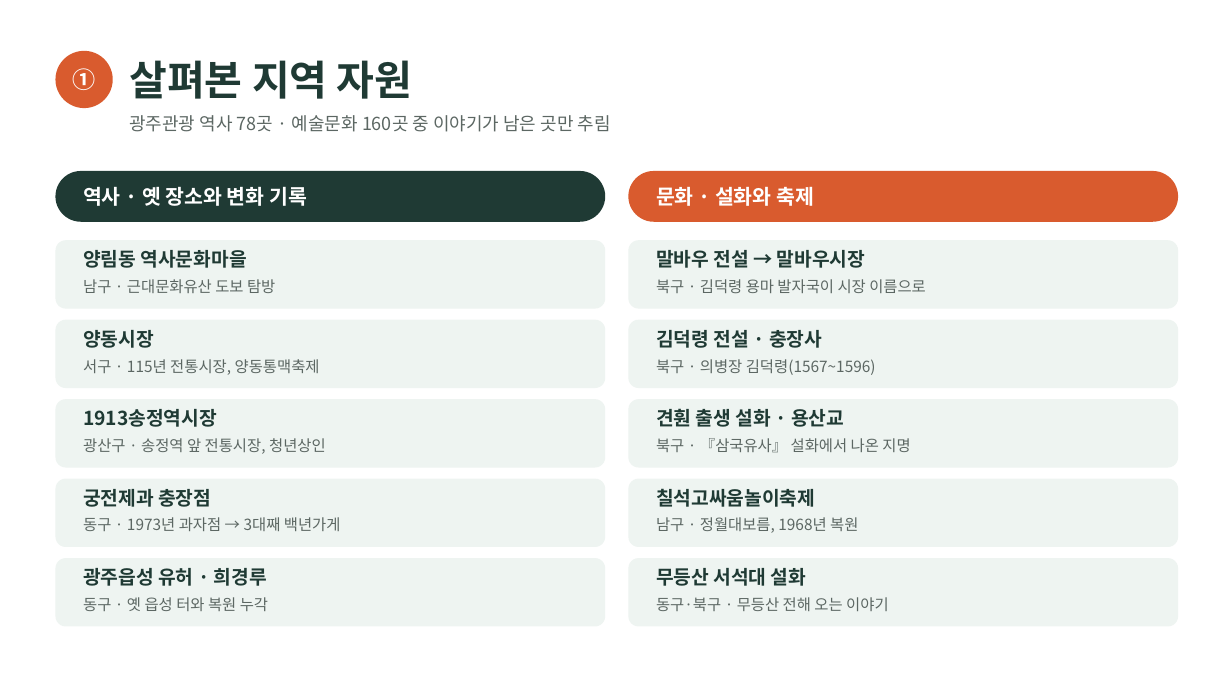
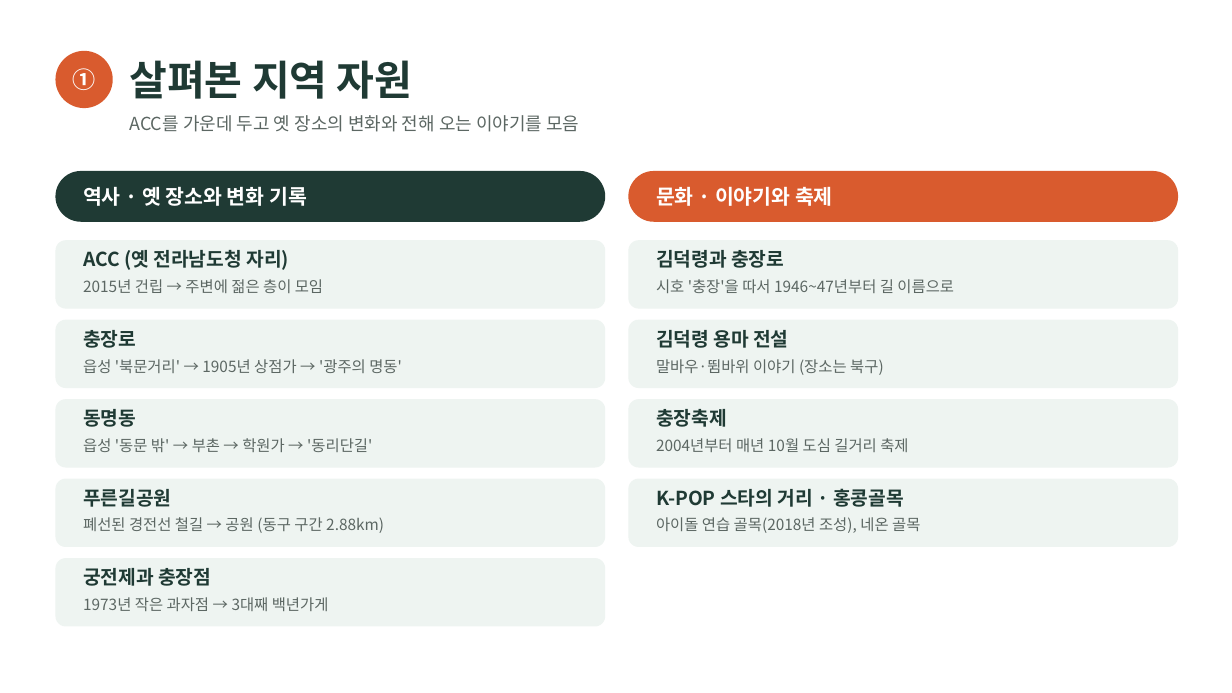
Before and after one commit to jmniik/jiminstorage, a slide deck: slide 3 of topic-idea/topic-idea.pptx (slide 2 before the commit). Drawn at 1232x693 pixels with LibreOffice and Linux fonts; fonts in the diff are those of the drawing. Boxes give left, top, right and bottom in pixels: in the first picture for what was removed or moved away, otherwise in the second. Text is boxed around its words. In the diff, an @@ line names an element or a change of style, - is before the commit and + after.

```diff
--- a/topic-idea/topic-idea.pptx
+++ b/topic-idea/topic-idea.pptx
@@ text at bbox=[129, 115, 579, 132]: text changed @@
-광주관광 역사 78곳 · 예술문화 160곳 중 이야기가 남은 곳만 추림
+ACC를 가운데 두고 옛 장소의 변화와 전해 오는 이야기를 모음
@@ text at bbox=[656, 186, 833, 206]: text changed @@
-문화 · 설화와 축제
+문화 · 이야기와 축제
@@ text at bbox=[83, 250, 289, 270]: text changed @@
-양림동 역사문화마을
+ACC (옛 전라남도청 자리)
@@ text at bbox=[656, 250, 784, 268]: text changed @@
-말바우 전설 → 말바우시장
+김덕령과 충장로
@@ text at bbox=[83, 279, 323, 293]: text changed @@
-남구 · 근대문화유산 도보 탐방
+2015년 건립 → 주변에 젊은 층이 모임
@@ text at bbox=[656, 279, 954, 293]: text changed @@
-북구 · 김덕령 용마 발자국이 시장 이름으로
+시호 '충장'을 따서 1946~47년부터 길 이름으로
@@ text at bbox=[83, 330, 136, 348]: text changed @@
-양동시장
+충장로
@@ text at bbox=[83, 359, 402, 373]: text changed @@
-서구 · 115년 전통시장, 양동통맥축제
+읍성 '북문거리' → 1905년 상점가 → '광주의 명동'
@@ text at bbox=[656, 330, 788, 348]: text changed @@
-김덕령 전설 · 충장사
+김덕령 용마 전설
@@ text at bbox=[656, 359, 884, 375]: text changed @@
-북구 · 의병장 김덕령(1567~1596)
+말바우·뜀바위 이야기 (장소는 북구)
@@ text at bbox=[83, 409, 136, 427]: text changed @@
-1913송정역시장
+동명동
@@ text at bbox=[656, 409, 727, 427]: text changed @@
-견훤 출생 설화 · 용산교
+충장축제
@@ text at bbox=[83, 438, 372, 452]: text changed @@
-광산구 · 송정역 앞 전통시장, 청년상인
+읍성 '동문 밖' → 부촌 → 학원가 → '동리단길'
@@ text at bbox=[656, 438, 908, 452]: text changed @@
-북구 · 『삼국유사』 설화에서 나온 지명
+2004년부터 매년 10월 도심 길거리 축제
@@ text added at bbox=[83, 489, 171, 507], 15 pt, text #1F3A34, bold @@
+푸른길공원
@@ text at bbox=[656, 488, 904, 507]: text changed @@
-칠석고싸움놀이축제
+K-POP 스타의 거리 · 홍콩골목
@@ text at bbox=[83, 517, 384, 533]: text changed @@
-동구 · 1973년 과자점 → 3대째 백년가게
+폐선된 경전선 철길 → 공원 (동구 구간 2.88km)
@@ text at bbox=[656, 517, 920, 533]: text changed @@
-남구 · 정월대보름, 1968년 복원
+아이돌 연습 골목(2018년 조성), 네온 골목
@@ text "궁전제과 충장점": place and size @@
-text "궁전제과 충장점" at bbox=[83, 489, 211, 507]
+text "궁전제과 충장점" at bbox=[83, 568, 211, 586]
@@ text removed at bbox=[83, 568, 267, 586] @@
-광주읍성 유허 · 희경루
@@ rounded rectangle removed at bbox=[628, 558, 1178, 627] @@
@@ text removed at bbox=[656, 568, 806, 586] @@
-무등산 서석대 설화
@@ text at bbox=[83, 597, 329, 611]: text changed @@
-동구 · 옛 읍성 터와 복원 누각
+1973년 작은 과자점 → 3대째 백년가게
@@ text removed at bbox=[656, 597, 888, 611] @@
-동구·북구 · 무등산 전해 오는 이야기
```
Also in this commit, not shown: 4 other slides changed, 3 slides added, 2 slides removed.
